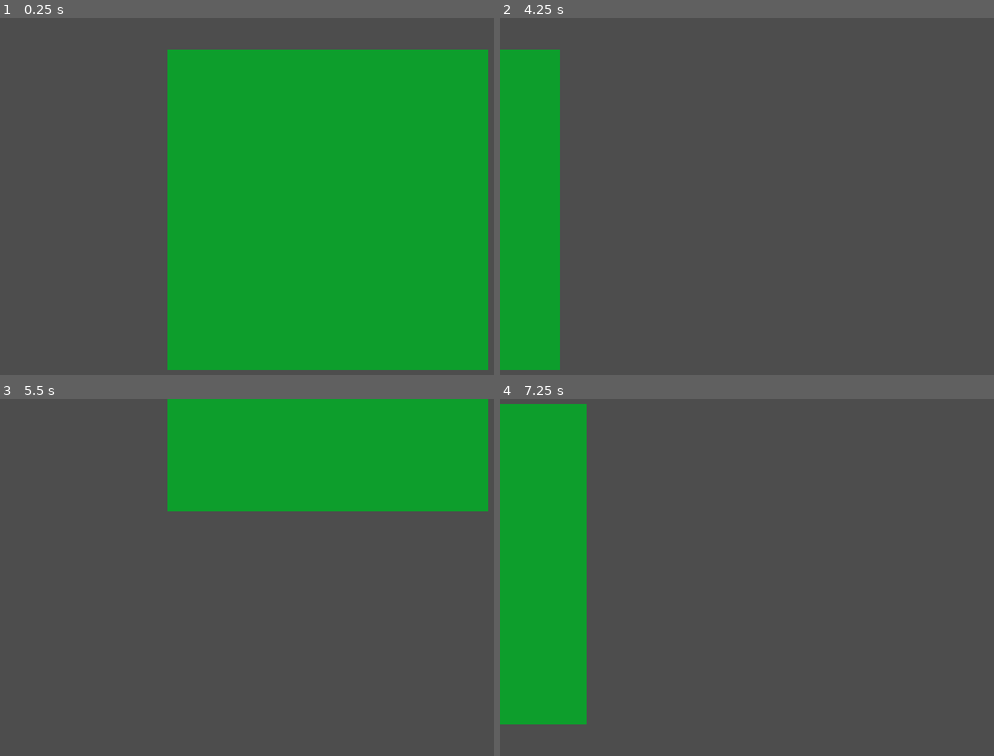
Above: before the commit, frames 1-4 (two rows, left to right).
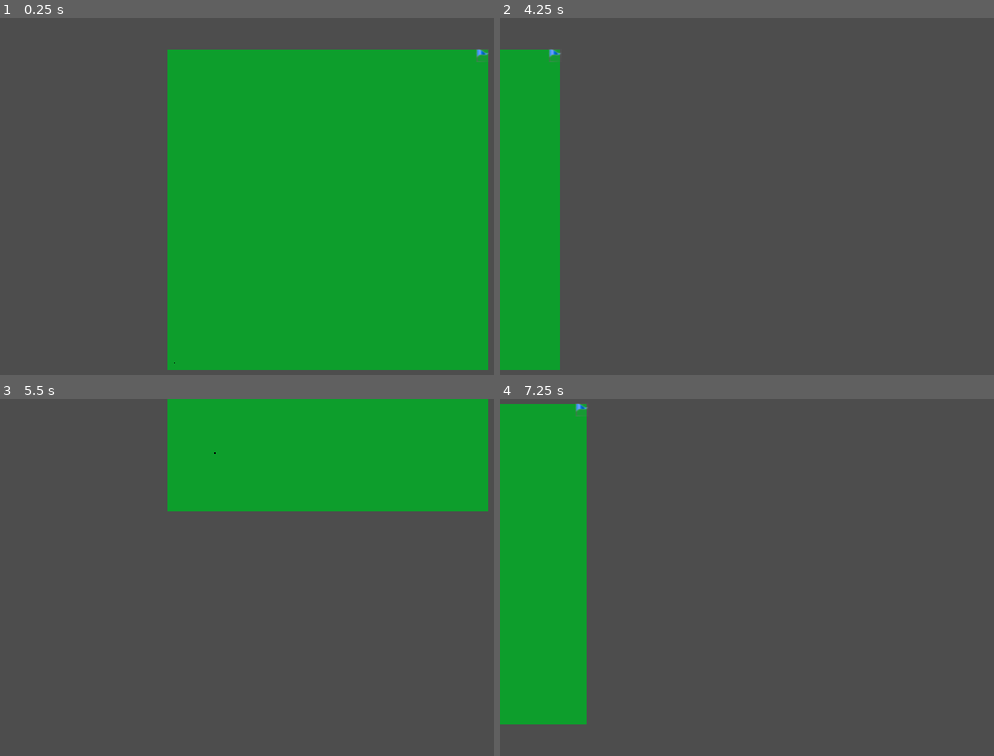
Above: after the commit, the same moments.

Repository: Thriliriel/BioCrowdsGD
Game: Godot game, scene res://Scenes/main.tscn
The game is run twice, just before and just after one commit, with the same random seed, the same clock (stepped at 60 frames per second) and the same inputs.
Inputs:
- Up to frame 1 (0.25 s): no input
- Up to frame 2 (4.25 s): tap Enter at 0.5, 3.5 s; hold D (move_right) 0.53-1.28 s; hold S (move_down) 1.28-2.03 s; hold D (move_right) 2.03-2.78 s; tap Space at 2.75 s; hold W (move_up) 2.78-3.53 s; hold A (move_left) from 3.53 s (still down)
- Up to frame 3 (5.5 s): release A (move_left) at 5.03 s; hold S (move_down) from 5.03 s (still down)
- Up to frame 4 (7.25 s): release S (move_down) at 5.78 s; hold D (move_right) 5.78-6.53 s; tap Space at 6.5 s; hold W (move_up) from 6.53 s (still down)

The runs differ from the first frame. In frame 1, less than 0.1% of the frame differs, in the area x 35-99%, y 8-97%; in frame 2, less than 0.1%; in frame 3, less than 0.1%; in frame 4, less than 0.1%.

Commit message:
agent already going to its goal

Diff:
--- a/Scenes/main.tscn
+++ b/Scenes/main.tscn
@@ -1,12 +1,16 @@
-[gd_scene load_steps=3 format=3 uid="uid://cltfdn380gs55"]
+[gd_scene load_steps=5 format=3 uid="uid://cltfdn380gs55"]
 
 [ext_resource type="Script" path="res://Scripts/main.gd" id="1_cn1tx"]
 [ext_resource type="PackedScene" uid="uid://c7lr23ancyr7o" path="res://Scenes/cell.tscn" id="1_j4vcs"]
+[ext_resource type="PackedScene" uid="uid://bsgkemnopsd6t" path="res://Scenes/goal.tscn" id="3_4uxq7"]
+[ext_resource type="PackedScene" uid="uid://dant1wrp27aq7" path="res://Scenes/agent.tscn" id="4_dknpw"]
 
 [node name="Main" type="Node3D"]
 script = ExtResource("1_cn1tx")
 cameraSpeed = 50
 cellScene = ExtResource("1_j4vcs")
+goalScene = ExtResource("3_4uxq7")
+agentScene = ExtResource("4_dknpw")
 
 [node name="Camera" type="Camera3D" parent="."]
 transform = Transform3D(1, 0, 0, 0, 1, 0, 0, 0, 1, 0, 0, 1)
@@ -15,3 +19,9 @@
 far = 100.0
 
 [node name="Cells" type="Node3D" parent="."]
+
+[node name="Goals" type="Node3D" parent="."]
+transform = Transform3D(1, 0, 0, 0, 1, 0, 0, 0, 1, 0, 0, 0.1)
+
+[node name="Agents" type="Node3D" parent="."]
+transform = Transform3D(1, 0, 0, 0, 1, 0, 0, 0, 1, 0, 0, 0.1)
--- a/Scripts/agent.gd
+++ b/Scripts/agent.gd
@@ -24,18 +24,25 @@
 var speed: Vector3
 var cell: Node3D
 
+# to check if agent is stuck
+var lastDist = []
+
 # Called when the node enters the scene tree for the first time.
 func _ready():
 	cell = null
+	goal = null
 	speed = Vector3.ZERO
 	m = Vector3.ZERO
 	speedModule = 0
 	denominadorW = false
 	valorDenominadorW = 0
 	goalPosition = Vector3.ZERO
+	radius = 1
+	maxSpeed = 1.2
 
 # Called every frame. 'delta' is the elapsed time since the previous frame.
 func _process(delta):
+	#print(position)
 	pass
 
 #clear agent´s informations
@@ -160,7 +167,7 @@
 #find all markers near him (Voronoi Diagram)
 #call this method from Biocrowds, to make it sequential for each agent
 func FindNearMarkers():
-	#clear all agents auxins, to start again for this iteration
+	#clear all agents markers, to start again for this iteration
 	markers.clear()
 	markers = []
 
@@ -205,7 +212,13 @@
 	if goalPosition != goal.position:
 		var distanceSubGoal = position.distance_to(goalPosition)
 		if distanceSubGoal < radius and len(path) > 1:
-			path.pop(0)
+			path.remove_at(0)
 			goalPosition = Vector3(path[0].position.x, path[0].position.y, path[0].position.z)
 		elif distanceSubGoal < radius:
 			goalPosition = goal.position
+
+func GetCell():
+	return cell
+
+func SetCell(newCell):
+	cell = newCell
--- a/Scripts/main.gd
+++ b/Scripts/main.gd
@@ -3,15 +3,21 @@
 #camera speed
 @export var cameraSpeed: int
 @export var cellScene: PackedScene
+@export var goalScene: PackedScene
+@export var agentScene: PackedScene
 #cellSize
 var cellSize = Vector3(0, 0, 0)
 #mapSize
 var mapSize = Vector3(30, 30, 0)
+#all agents (should make it faster, since it does not need to find them each frame)
+var agents = []
+#all cells (should make it faster, since it does not need to find them each frame)
+var cells = []
 
 # Called when the node enters the scene tree for the first time.
 func _ready():
 	#cells holder
-	var cells = $Cells
+	var cellsHolder = $Cells
 
 	var posX = 0
 	var posY = 0
@@ -22,8 +28,9 @@
 			var newCell = cellScene.instantiate()
 			newCell.position = Vector3(posX, posY, newCell.position.z)
 			#print(str(newCell.position.x) + "--" + str(newCell.position.y))
+			cells.append(newCell)
 			#add to the scene
-			cells.add_child(newCell)
+			cellsHolder.add_child(newCell)
 
 			#if we do not have the cellSize yet, get it
 			if cellSize == Vector3.ZERO:
@@ -34,8 +41,30 @@
 
 	#print(cells.get_child_count())
 
+	#for each cell, find its neighbors
+	for i in range(0, len(cells)):
+		cells[i].FindNeighbor(cells)
+
 	#camera position
 	$Camera.position = Vector3(mapSize.x/2, mapSize.y/2, $Camera.position.z)
+
+	#put goals
+	var goal = goalScene.instantiate()
+	var chosenCell = cellsHolder.get_children()[cellsHolder.get_child_count()-1]
+	$Goals.add_child(goal)
+	goal.SetCell(chosenCell)
+	goal.position = chosenCell.position
+
+	#put agents
+	var agent = agentScene.instantiate()
+	chosenCell = cellsHolder.get_children()[0]
+	$Agents.add_child(agent)
+	agent.SetCell(chosenCell)
+	agent.position = chosenCell.position
+	agent.goal = goal
+	agent.goalPosition = goal.position
+	agents.append(agent)
+
 
 # Called every frame. 'delta' is the elapsed time since the previous frame.
 func _process(delta):
@@ -54,3 +83,94 @@
 		velocity = velocity.normalized() * cameraSpeed
 
 	$Camera.position += velocity * delta
+	#end camera movement
+
+	#if no agent left, done
+	if len(agents) > 0:
+		#walking loop
+		#for each agent, we reset their info
+		for i in range(0, len(agents)):
+			agents[i].ClearAgent()
+
+		#reset the markers
+		for i in range(0, len(cells)):
+			for j in range(0, len(cells[i].markers)):
+				cells[i].markers[j].ResetMarker()
+
+		#find nearest markers for each agent
+		for i in range(0, len(agents)):
+			agents[i].FindNearMarkers()
+
+		#/*to find where the agent must move, we need to get the vectors from the agent to each auxin he has, and compare with
+	#   the vector from agent to goal, generating a angle which must lie between 0 (best case) and 180 (worst case)
+	#   The calculation formula was taken from the Bicho´s mastery tesis and from Paravisi algorithm, all included
+	#   in AgentController.
+	#   */
+
+	#   /*for each agent, we:
+	#   1 - verify existence
+	#   2 - find him
+	#   3 - for each marker near him, find the distance vector between it and the agent
+	#   4 - calculate the movement vector (CalculateMotionVector())
+	#   5 - calculate speed vector (CalculateSpeed())
+	#   6 - walk (Walk())
+	#   7 - verify if the agent has reached the goal. If so, destroy it
+	#   */
+
+		#keep agents to remove after the iteration
+		var agentsToKill = []
+		var i = 0
+		while i < len(agents):
+			var agentMarkers = agents[i].markers
+
+			#vector for each marker
+			for j in range(0, len(agentMarkers)):
+				#add the distance vector between it and the agent
+				#print (agents[i].position, agentMarkers[j].position)
+				#print (agents[i].position - agentMarkers[j].position)
+				agents[i].vetorDistRelacaoMarcacao.append(agentMarkers[j].position - agents[i].position)
+
+			#print("total", len(agents[i].vetorDistRelacaoMarcacao))
+			#calculate the movement vector
+			agents[i].CalculateMotionVector()
+
+			#print(agents[i].m)
+			#calculate speed vector
+			agents[i].CalculateSpeed()
+
+			#walk
+			agents[i].Walk(delta)
+
+			#write in file
+			#resultFile.write(str(agents[i].id) + ";" + str(agents[i].position.x) + ";" + str(agents[i].position.y) + ";" + str(agents[i].position.z) + "\n")
+
+			#verify agent position, in relation to the goal. If arrived, bye
+			var dist = agents[i].goal.position.distance_to(agents[i].position)
+			#print(agents[i].id, " -- Dist: ", dist, " -- Radius: ", agents[i].radius, " -- Agent: ", agents[i].position.x, agents[i].position.y)
+			#print(agents[i].speed.x, agents[i].speed.y)
+			if dist < agents[i].radius / 4:
+				agentsToKill.append(i)
+
+			#update lastdist (max = 5)
+			if len(agents[i].lastDist) == 5:
+				agents[i].lastDist.remove_at(0)
+
+			agents[i].lastDist.append(dist)
+
+			#check them all
+			var qntFound = 0
+			for ck in agents[i].lastDist:
+				if ck == dist:
+					qntFound += 1
+
+			#if distances does not change, assume agent is stuck
+			if qntFound == 5:
+				agentsToKill.append(i)
+
+			i += 1
+		#end walking loop
+
+		#die!
+		if len(agentsToKill) > 0:
+			for k in range(0, len(agentsToKill)):
+				agents.remove_at(agentsToKill[k])
